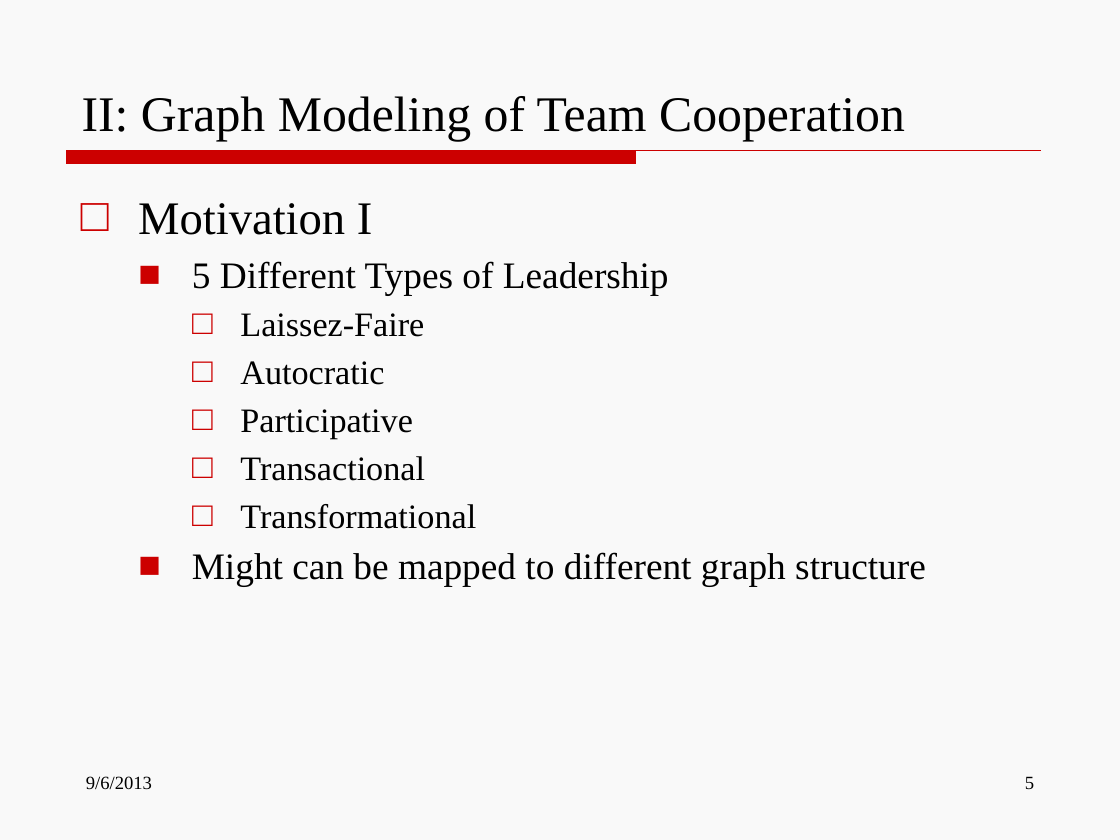
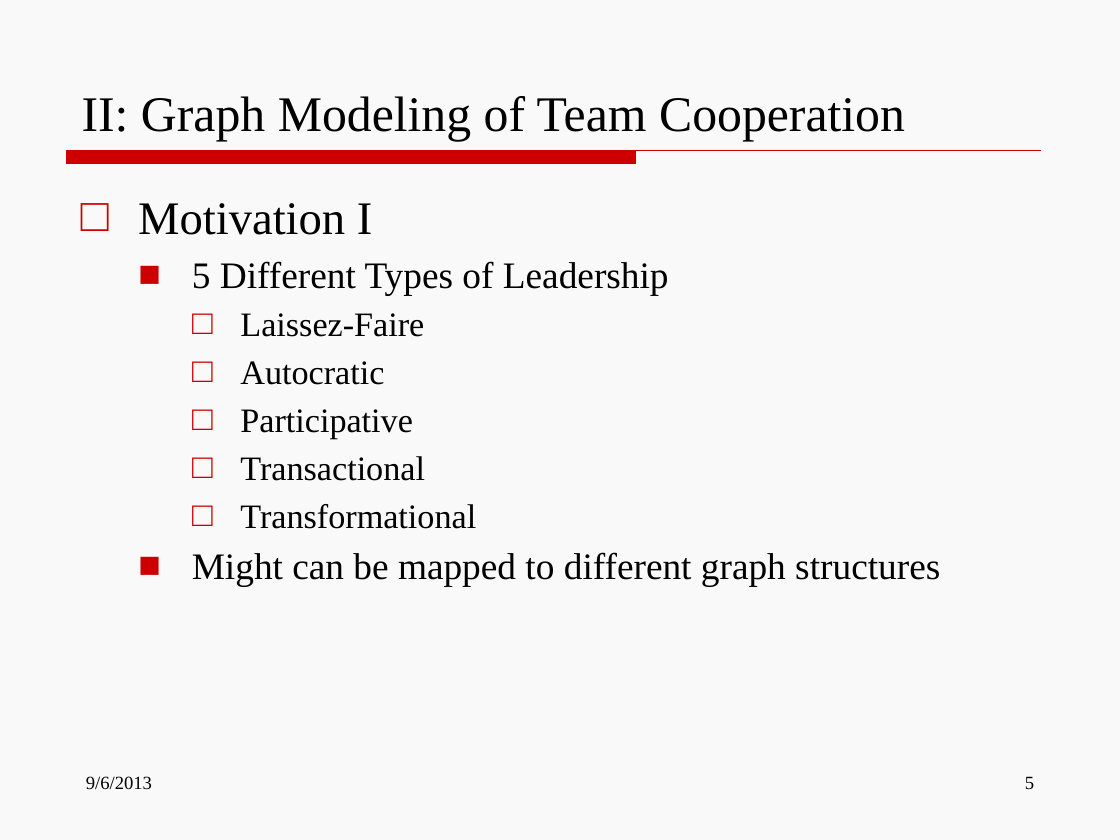
Before and after one commit to wencanluo/NLPFall2013, a slide deck: slide 5 of doc/More Ideas-Wencan.pptx. Drawn at 1120x840 pixels with LibreOffice and Linux fonts; fonts in the diff are those of the drawing. Boxes give left, top, right and bottom in pixels: in the first picture for what was removed or moved away, otherwise in the second. Text is boxed around its words. In the diff, an @@ line names an element or a change of style, - is before the commit and + after.

```diff
--- a/doc/More Ideas-Wencan.pptx
+++ b/doc/More Ideas-Wencan.pptx
@@ text at (192,552,940,587): text changed @@
-  ■ Might can be mapped to different graph structure
+  ■ Might can be mapped to different graph structures
```
Also in this commit, not shown: 1 other slide changed, 8 other files.
